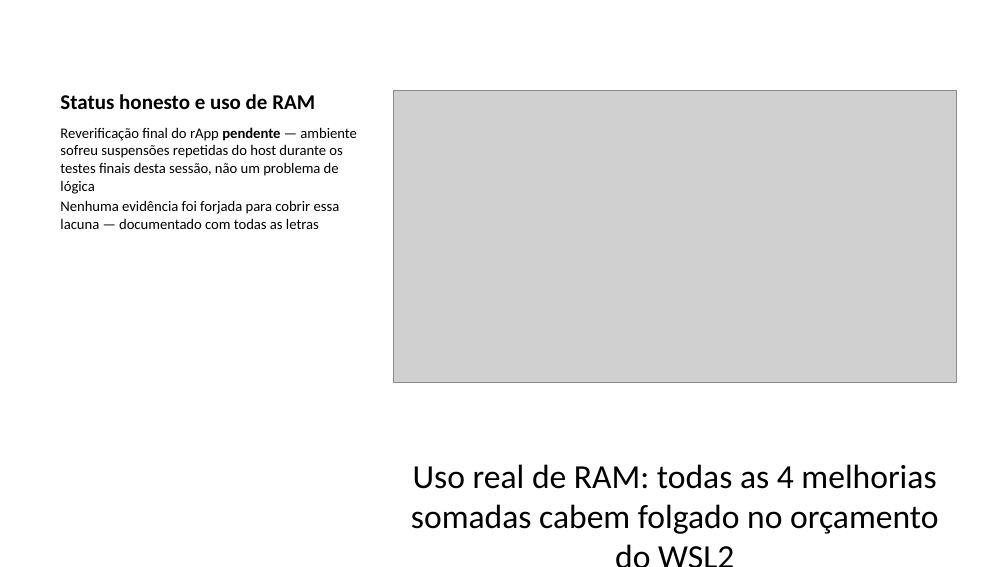
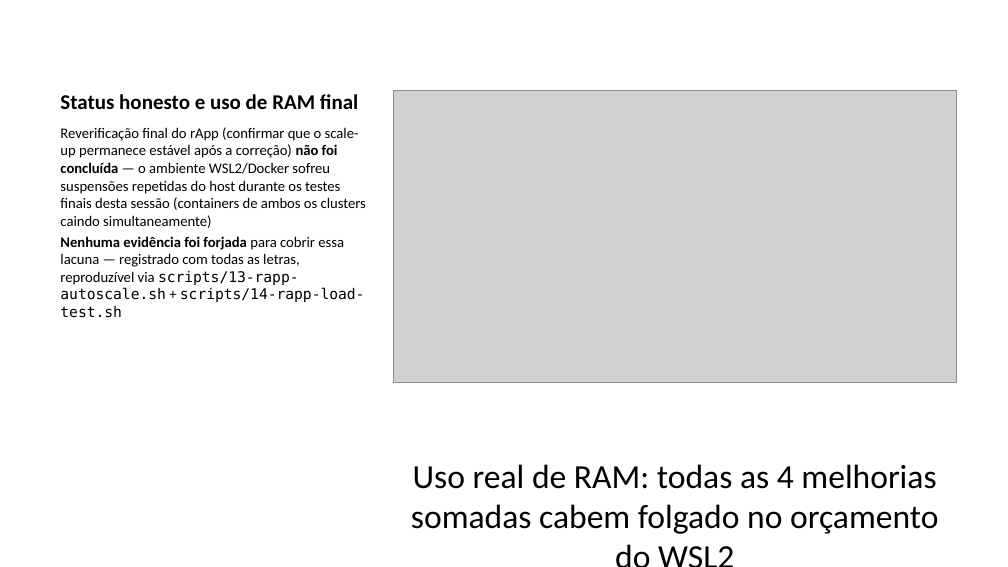
Before and after one commit to DiegoAbreuSWB/OpenRANCESARSMO, a slide deck: slide 27 of presentation/Parte2-Apresentacao-SMO-Nephio.pptx (slide 14 before the commit). Drawn at 1008x567 pixels with LibreOffice and Linux fonts; fonts in the diff are those of the drawing; grey boxes stand for pictures. Boxes give left, top, right and bottom in pixels: in the first picture for what was removed or moved away, otherwise in the second. Text is boxed around its words. In the diff, an @@ line names an element or a change of style, - is before the commit and + after.

```diff
--- a/presentation/Parte2-Apresentacao-SMO-Nephio.pptx
+++ b/presentation/Parte2-Apresentacao-SMO-Nephio.pptx
@@ title at [60,94,358,109]: text changed @@
-Status honesto e uso de RAM
+Status honesto e uso de RAM final
@@ text at [60,127,366,318]: text changed @@
-Reverificação final do rApp pendente — ambiente sofreu suspensões repetidas do host durante os testes finais desta sessão, não um problema de lógica
-Nenhuma evidência foi forjada para cobrir essa lacuna — documentado com todas as letras
+Reverificação final do rApp (confirmar que o scale-up permanece estável após a correção) não foi concluída — o ambiente WSL2/Docker sofreu suspensões repetidas do host durante os testes finais desta sessão (containers de ambos os clusters caindo simultaneamente)
+Nenhuma evidência foi forjada para cobrir essa lacuna — registrado com todas as letras, reproduzível via scripts/13-rapp-autoscale.sh + scripts/14-rapp-load-test.sh
```
Also in this commit, not shown: 13 other slides changed, 15 slides added, 1 slide removed, 2 other files.
